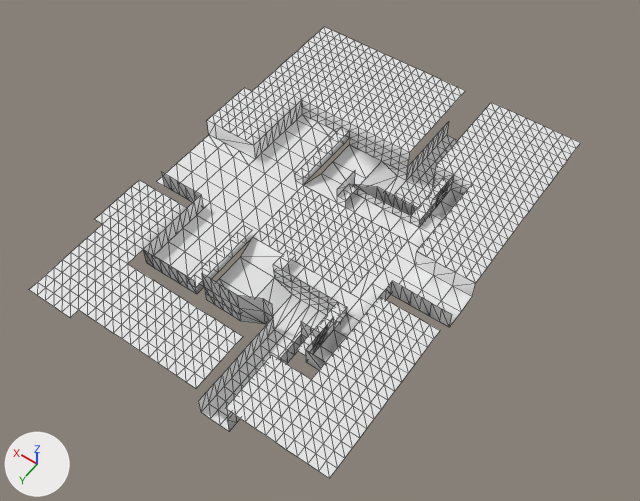
What one commit did to the OBJ model Ods217/Assets/Level_Data/lvl_DerelictShip/Meshes/lvl_shipBigRoom2.obj.
Before and after are seen from a 50 mm camera at (-39.3, 42.7, 64.5) aimed at (-9.8, 1.4, -0.4). Every picture has the same lights, and +X, +Y and +Z are marked at lower left. Mesh edges are drawn as thin lines. Where no turn or scale is listed for an object, it has been applied to the vertices. Vertices at the same position are counted once.
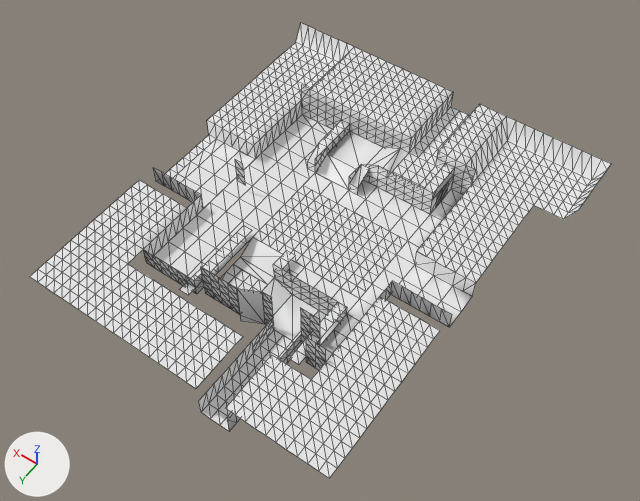
What differs and where, as boxes (x1, y1, x2, y2) in the pictures (640 x 501 px; the box of a moved part takes in the faces that stretch with it):
'Default', reshaped: before (29, 27, 580, 478); after (30, 23, 611, 478)
part 1 of me_default, moved or reshaped: before (165, 27, 580, 227); after (154, 23, 611, 219)
part 2 of me_default, built on: before (204, 258, 334, 354); after (143, 250, 326, 370)
part 3 of me_default, moved or reshaped: before (29, 282, 78, 318); after (30, 220, 95, 282)
part 4 of me_default, added: after (357, 279, 372, 298)
part 5 of me_default, added: after (453, 278, 475, 296)

What changed in the scene script:
```text
Change me_default:
    used by ob_default; location = (0.0, 0.0, 0.0)
    remove me_default.from_pydata(...)  # 1461 vertices, 2404 faces; spans x -24.0..8.0, y -23.0..21.0, z -2.0..2.0
    add me_default.from_pydata(...)  # 1490 vertices, 2479 faces; spans x -28.0..8.0, y -20.0..20.0, z -2.0..4.0
    me_default part 1: 107 vertices moved from x -24.0..7.0, y -22.0..-8.0, z -2.0..2.0 to x -26.0..7.0, y -20.0..-8.0, z 1.0..4.0; 273 vertices removed from x -24.0..7.0, y -23.0..3.0, z -2.0..2.0; 235 vertices added at x -28.0..8.0, y -20.0..4.0, z 0.0..4.0
    me_default part 2: 9 vertices removed from x -16.0..-4.0, y 8.0..11.0, z -2.0..2.0; 72 vertices added at x -18.0..2.0, y 5.0..13.0, z -1.0..4.0
    me_default part 3: 1 vertex moved from x 7.0, y 21.0, z 2.0 to x 8.0, y 20.0, z 2.0; 5 vertices removed from x 2.0..6.0, y 21.0, z 2.0; 7 vertices added at x 8.0, y 13.0..19.0, z 2.0
    me_default part 4: 1 vertex added at x -16.0, y 3.0, z 0.0
    me_default part 5: 1 vertex added at x -23.0, y -2.0, z 0.0
```
